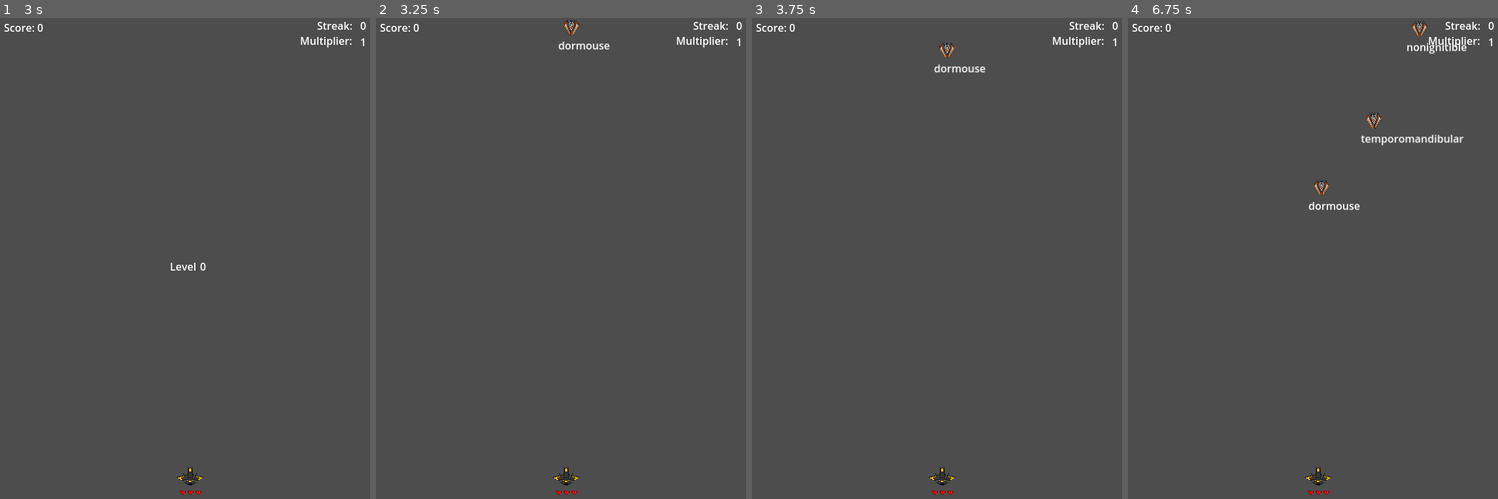
Above: before the commit, frames 1-4 (left to right).
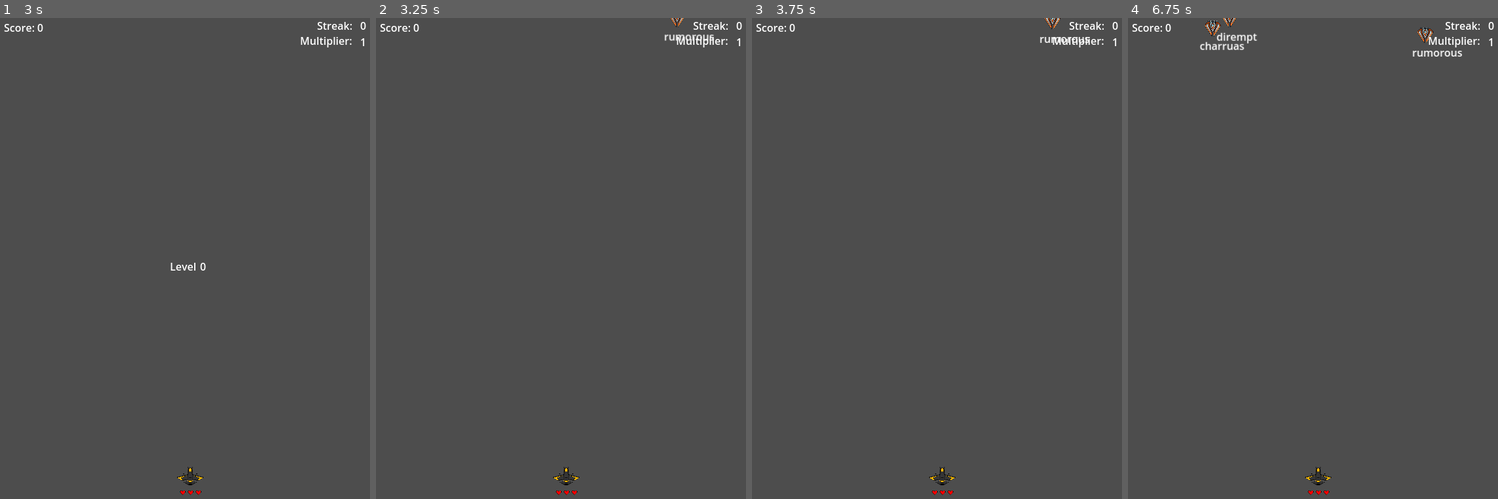
Above: after the commit, the same moments.

Repository: emilabraham/SimpleType
Game: Godot game, scene res://main.tscn
Same seed, same stepped clock (60 frames per second), same inputs: the game is played once before the commit and once after it. The engine's default icon, where the game draws it, is replaced by a stand-in: a white triangle on a blue panel in a dark square.
Inputs:
- Up to frame 1 (3 s): tap Enter at 0.5, 2 s; tap Space at 1.25, 2.75 s
- Up to frame 2 (3.25 s): no input
- Up to frame 3 (3.75 s): no input
- Up to frame 4 (6.75 s): tap Enter at 4.25 s

Frame 1 is identical in both runs. In frame 2, 0.3% of the frame differs, in the area x 49-92%, y 0-7%; in frame 3, 0.3%; in frame 4, 1.3%, in the area x 19-92%, y 0-40%.

Commit message:
restructure

Diff:
--- a/Enemy1.gd
+++ b/BasicEnemy/BasicEnemy.gd
@@ -4,7 +4,7 @@
 
 var sprite: Sprite2D
 var text: Label
-var speed: float = 0.1
+var speed: float = 0.01
 var ship: CharacterBody2D
 var starting_position: Vector2
 var goal_position: Vector2
@@ -15,8 +15,8 @@
 	set_position(Vector2(randi_range(100, 500), 0))
 	starting_position = position
 	goal_position = Vector2(300, 700)
-	sprite = get_node("Enemy1Sprite")
-	text = get_node("Enemy1Text")
+	sprite = get_node("BasicEnemySprite")
+	text = get_node("BasicEnemyText")
 
 # Called every frame. 'delta' is the elapsed time since the previous frame.
 func _process(delta):
@@ -40,8 +40,8 @@
 	text.toggle_deleting()
 
 func move(delta):
-	var enemy1_vector = (goal_position - starting_position) * speed
-	var collision = move_and_collide(enemy1_vector * delta)
+	var basic_enemy_vector = (goal_position - starting_position) * speed
+	var collision = move_and_collide(basic_enemy_vector * delta)
 	if (collision != null && ship == collision.get_collider()):
 		text.break_streak.emit()
 		remove_word()
--- /dev/null
+++ b/BasicEnemy/BasicEnemy.tscn
@@ -0,0 +1,25 @@
+[gd_scene load_steps=4 format=3 uid="uid://bqfa23ihtjkbs"]
+
+[ext_resource type="Script" uid="uid://b4rifjxvkhprp" path="res://BasicEnemy/BasicEnemy.gd" id="1_1xbk2"]
+[ext_resource type="Script" uid="uid://b1bi1235ivg4t" path="res://BasicEnemy/BasicEnemyText.gd" id="2_t68yt"]
+[ext_resource type="Texture2D" uid="uid://dnkekvprtrysp" path="res://assets/enemy_ships/ship_1.png" id="3_yhmlg"]
+
+[node name="Enemy1" type="CharacterBody2D"]
+collision_mask = 4
+script = ExtResource("1_1xbk2")
+
+[node name="BasicEnemyText" type="Label" parent="."]
+offset_left = -20.0
+offset_top = 15.0
+offset_right = 20.0
+offset_bottom = 38.0
+script = ExtResource("2_t68yt")
+metadata/_edit_use_anchors_ = true
+
+[node name="BasicEnemySprite" type="Sprite2D" parent="."]
+rotation = 3.14159
+scale = Vector2(0.5, 0.5)
+texture = ExtResource("3_yhmlg")
+
+[node name="CollisionPolygon2D" type="CollisionPolygon2D" parent="."]
+polygon = PackedVector2Array(-2, 12, -12, -3, -12, -6, -7, -12, 8, -12, 12, -6, 12, -3, 2, 12)
--- a/Bullet.gd
+++ b/Bullet/Bullet.gd
@@ -17,14 +17,24 @@
 	if (target_enemy):
 		var bullet_vector = (target_enemy.position - starting_position) * speed
 		var collision = move_and_collide(bullet_vector * delta)
-		remove_enemy(collision)
+
+		if collision == null:
+			return
+
+		if (target_enemy.text.text.length() == 0):
+			remove_enemy(collision)
+		else:
+			damage_enemy(collision)
+
+func damage_enemy(collision):
+	if collision.get_collider() == target_enemy:
+		delete_bullet()
 
 func remove_enemy(collision):
-	if collision != null:
-		if collision.get_collider() == target_enemy:
-			target_enemy.remove_word()
-			target_enemy = null
-			delete_bullet()
+	if collision.get_collider() == target_enemy:
+		target_enemy.remove_word()
+		target_enemy = null
+		delete_bullet()
 
 func delete_bullet():
 	queue_free()
--- a/Bullet.tscn
+++ b/Bullet/Bullet.tscn
@@ -1,7 +1,7 @@
 [gd_scene load_steps=4 format=3 uid="uid://xkh5351vo7gm"]
 
 [ext_resource type="Texture2D" uid="uid://c80r6jiqn36hv" path="res://assets/icon.svg" id="1_6qjkp"]
-[ext_resource type="Script" path="res://Bullet.gd" id="2_5oxk1"]
+[ext_resource type="Script" uid="uid://dmqt6s0rioj4s" path="res://Bullet/Bullet.gd" id="2_5oxk1"]
 
 [sub_resource type="RectangleShape2D" id="RectangleShape2D_h7i86"]
 size = Vector2(120, 120)
--- a/Enemy1.tscn
+++ /dev/null
@@ -1,25 +0,0 @@
-[gd_scene load_steps=4 format=3 uid="uid://bqfa23ihtjkbs"]
-
-[ext_resource type="Script" path="res://Enemy1.gd" id="1_n76nn"]
-[ext_resource type="Texture2D" uid="uid://dnkekvprtrysp" path="res://assets/enemy_ships/ship_1.png" id="1_rr715"]
-[ext_resource type="Script" path="res://Enemy1Text.gd" id="3_etmgu"]
-
-[node name="Enemy1" type="CharacterBody2D"]
-collision_mask = 4
-script = ExtResource("1_n76nn")
-
-[node name="Enemy1Text" type="Label" parent="."]
-offset_left = -20.0
-offset_top = 15.0
-offset_right = 20.0
-offset_bottom = 38.0
-script = ExtResource("3_etmgu")
-metadata/_edit_use_anchors_ = true
-
-[node name="Enemy1Sprite" type="Sprite2D" parent="."]
-rotation = 3.14159
-scale = Vector2(0.5, 0.5)
-texture = ExtResource("1_rr715")
-
-[node name="CollisionPolygon2D" type="CollisionPolygon2D" parent="."]
-polygon = PackedVector2Array(-2, 12, -12, -3, -12, -6, -7, -12, 8, -12, 12, -6, 12, -3, 2, 12)
--- a/hud.tscn
+++ b/HUD/hud.tscn
@@ -1,9 +1,9 @@
 [gd_scene load_steps=5 format=3 uid="uid://d042jju7p3wxg"]
 
-[ext_resource type="Script" path="res://hud.gd" id="1_51dd1"]
-[ext_resource type="Script" path="res://score.gd" id="2_hq6gr"]
-[ext_resource type="Script" path="res://multiplier.gd" id="3_i0b4k"]
-[ext_resource type="Script" path="res://streak.gd" id="3_ylyg7"]
+[ext_resource type="Script" uid="uid://qfb4qp832l1y" path="res://HUD/hud.gd" id="1_51dd1"]
+[ext_resource type="Script" uid="uid://ckmuk66dm472x" path="res://HUD/score.gd" id="2_hq6gr"]
+[ext_resource type="Script" uid="uid://dv4tmbtdwdkrc" path="res://HUD/multiplier.gd" id="3_i0b4k"]
+[ext_resource type="Script" uid="uid://ckppxbfsnrod0" path="res://HUD/streak.gd" id="3_ylyg7"]
 
 [node name="HUD" type="CanvasLayer"]
 script = ExtResource("1_51dd1")
--- a/main.gd
+++ b/main.gd
@@ -1,7 +1,7 @@
 extends Node
 
-var enemy1: PackedScene = preload("res://Enemy1.tscn")
-var bullet: PackedScene = preload("res://Bullet.tscn")
+var basic_enemy: PackedScene = preload("res://BasicEnemy/BasicEnemy.tscn")
+var bullet: PackedScene = preload("res://Bullet/Bullet.tscn")
 var waiting_for_screen_clear: bool = false
 
 const ENEMY_1 = '1'
@@ -22,27 +22,32 @@
 func choose_spawn(current_spawn):
 	match current_spawn:
 		ENEMY_1:
-			spawn_enemy1()
+			spawn_basic_enemy()
 		END_LEVEL:
 			$MapState.waiting_for_screen_clear = true
 		_:
 			pass
 
-func spawn_enemy1():
-	var enemy1_instance = enemy1.instantiate()
-	add_child(enemy1_instance)
-	enemy1_instance.text.update_score.connect($HUD._on_text_update_score)
-	enemy1_instance.text.break_streak.connect($HUD._on_text_break_streak)
-	enemy1_instance.text.kill_word.connect(_on_kill_word.bind(enemy1_instance))
-	enemy1_instance.text.kill_word.connect($Ship._on_kill_word.bind(enemy1_instance))
-	enemy1_instance.ship = $Ship
-	enemy1_instance.damage_ship.connect($Ship._on_damage_ship)
+func spawn_basic_enemy():
+	var basic_enemy_instance = basic_enemy.instantiate()
+	add_child(basic_enemy_instance)
+	basic_enemy_instance.text.update_score.connect($HUD._on_text_update_score)
+	basic_enemy_instance.text.break_streak.connect($HUD._on_text_break_streak)
+	basic_enemy_instance.text.kill_word.connect(_on_kill_word.bind(basic_enemy_instance))
+	basic_enemy_instance.text.kill_word.connect($Ship._on_kill_word.bind(basic_enemy_instance))
+	basic_enemy_instance.text.fire_bullet.connect(_on_fire_bullet.bind(basic_enemy_instance))
+	basic_enemy_instance.ship = $Ship
+	basic_enemy_instance.damage_ship.connect($Ship._on_damage_ship)
 
 func _on_kill_word(_main, enemy):
 	var bullet_instance = bullet.instantiate()
 	add_child(bullet_instance)
 	bullet_instance._fire(enemy)
 
+func _on_fire_bullet(_main, enemy):
+	var bullet_instance = bullet.instantiate()
+	add_child(bullet_instance)
+	bullet_instance._fire(enemy)
 
 func _on_healthbar_game_over():
 	for child in get_children():
@@ -50,7 +55,6 @@
 			child.queue_free()
 	$GameOver.visible = true
 
-
 func _on_map_state_emit_spawn(emitted_spawn):
 	if (emitted_spawn != null):
 		choose_spawn(emitted_spawn)
--- a/main.tscn
+++ b/main.tscn
@@ -1,16 +1,16 @@
 [gd_scene load_steps=12 format=3 uid="uid://bh042utk4jn1a"]
 
-[ext_resource type="Script" path="res://main.gd" id="1_qnr2i"]
-[ext_resource type="Script" path="res://GameOver.gd" id="2_ds1sh"]
-[ext_resource type="Script" path="res://HighScoreLabel.gd" id="3_ad1dl"]
-[ext_resource type="PackedScene" uid="uid://d042jju7p3wxg" path="res://hud.tscn" id="3_at8w2"]
-[ext_resource type="Script" path="res://Healthbar.gd" id="5_2fgyf"]
-[ext_resource type="Script" path="res://level_number_label.gd" id="5_231vu"]
+[ext_resource type="Script" uid="uid://bco18omxjwgd3" path="res://main.gd" id="1_qnr2i"]
+[ext_resource type="Script" uid="uid://bsms4qwidt32b" path="res://GameOver.gd" id="2_ds1sh"]
+[ext_resource type="Script" uid="uid://b1mv818xtguck" path="res://HUD/HighScoreLabel.gd" id="3_ad1dl"]
+[ext_resource type="PackedScene" uid="uid://d042jju7p3wxg" path="res://HUD/hud.tscn" id="3_at8w2"]
+[ext_resource type="Script" uid="uid://b2hpvpjymfrjr" path="res://Healthbar.gd" id="5_2fgyf"]
+[ext_resource type="Script" uid="uid://dvgqy0m2gbv0e" path="res://level_number_label.gd" id="5_231vu"]
 [ext_resource type="Texture2D" uid="uid://clftvvcsnvpia" path="res://assets/Spaceship_01_YELLOW.png" id="5_s05e3"]
-[ext_resource type="Script" path="res://Ship.gd" id="6_0i4ph"]
+[ext_resource type="Script" uid="uid://dqa10a44upaff" path="res://Ship.gd" id="6_0i4ph"]
 [ext_resource type="Texture2D" uid="uid://cp8pugej6vqu5" path="res://assets/Item 3-1.png.png" id="6_7bhbv"]
-[ext_resource type="Script" path="res://MapState.gd" id="9_2x0os"]
-[ext_resource type="Script" path="res://level_screen.gd" id="10_i5klu"]
+[ext_resource type="Script" uid="uid://biovx7sq7klkx" path="res://MapState.gd" id="9_2x0os"]
+[ext_resource type="Script" uid="uid://c7jxjnwmsega4" path="res://level_screen.gd" id="10_i5klu"]
 
 [node name="Main" type="Node"]
 script = ExtResource("1_qnr2i")
--- a/project.godot
+++ b/project.godot
@@ -12,7 +12,7 @@
 
 config/name="Simple Type"
 run/main_scene="res://main.tscn"
-config/features=PackedStringArray("4.3", "Forward Plus")
+config/features=PackedStringArray("4.4", "Forward Plus")
 config/icon="res://assets/icon.svg"
 
 [display]
--- a/text.gd
+++ b/text.gd
@@ -3,6 +3,7 @@
 signal update_score
 signal break_streak
 signal kill_word(word)
+signal fire_bullet(word)
 
 var dictionary = []
 var is_focused = false
@@ -74,6 +75,7 @@
 		set_focus(false)
 	else:
 		text = text.substr(1, text.length() + 1)
+		fire_bullet.emit(self)
 
 # We enter deleting mode as we are deleting a text object
 # We exit deleting mode as we are getting a new focus
Not shown, added: BasicEnemy/BasicEnemy.gd.uid
Renamed: Enemy1Text.gd -> BasicEnemy/BasicEnemyText.gd
Not shown, added: BasicEnemy/BasicEnemyText.gd.uid
Not shown, added: Bullet/Bullet.gd.uid
Not shown, added: GameOver.gd.uid
Renamed: HighScoreLabel.gd -> HUD/HighScoreLabel.gd
Not shown, added: HUD/HighScoreLabel.gd.uid
Renamed: hud.gd -> HUD/hud.gd
Not shown, added: HUD/hud.gd.uid
Renamed: multiplier.gd -> HUD/multiplier.gd
Not shown, added: HUD/multiplier.gd.uid
Renamed: score.gd -> HUD/score.gd
(and 11 more such lines)
